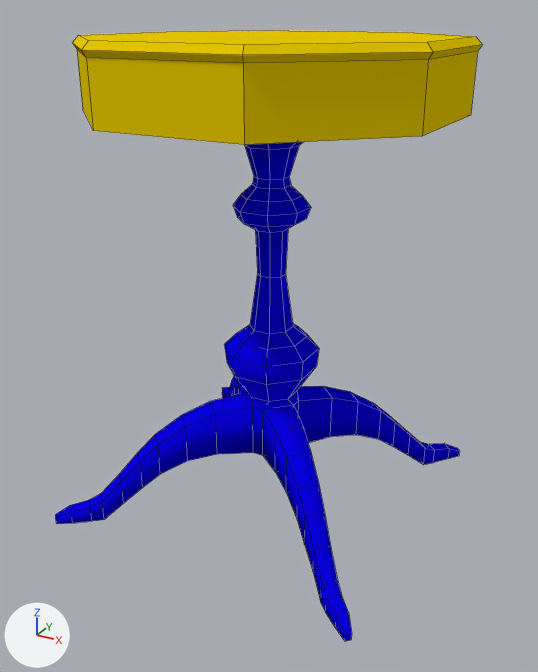
The Blender file 3d_assets/small_table_with_drawer.blend, before and after one commit.
Rendered twice from a 50 mm camera at (50.6, -92.8, 74.5) aimed at (1.0, -2.6, 29.4). The axes (+X, +Y, +Z) are drawn at lower left. The lights are the same throughout. Mesh edges are drawn as thin lines.

Objects in the first picture: 'feet', 'top'.
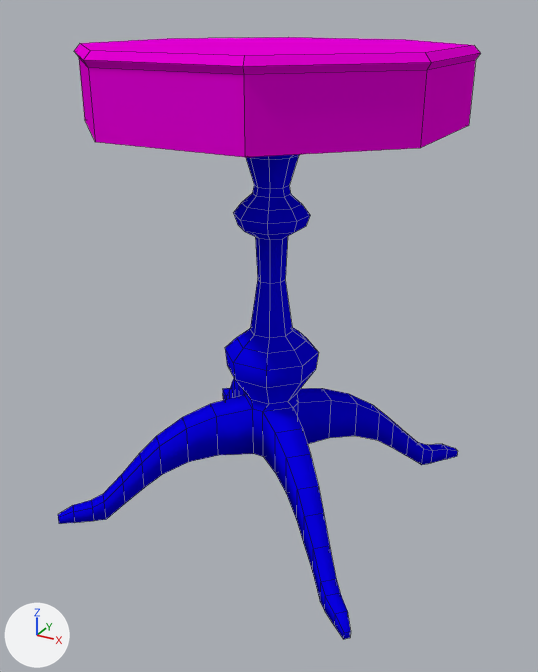
Pixel boxes (x1, y1, x2, y2) of what changed, in the pictures (538 x 672 px):
```json
{"object": "top", "change": "recoloured, mesh rescaled", "before": [72, 30, 483, 145], "after": [74, 37, 481, 157], "on screen": "yellow to pink"}
{"object": "feet", "change": "mesh rescaled", "before": [55, 142, 460, 641], "after": [58, 154, 458, 639]}
```

Scene script edits in JSON lines:
```json
{"op": "set", "path": "mat_material_003.base_color", "old": "(0.8, 0.583, 0.0)", "new": "(0.8, 0.0, 0.688)", "note": "yellow #e7c900 -> pink #e700d8"}
{"block": "me_cylinder_001", "where": "me_cylinder_001.from_pydata(...)  # 280 vertices, 273 faces; spans x -25.3..25.3, y -25.3..25.3, z 0.3..61.8"}
{"block": "me_cylinder_001", "where": "# used by ob_feet; location = (0.0, 0.0, 0.0)"}
{"block": "me_cylinder_001", "change": "me_cylinder_001 part 1: the whole mesh is scaled about the mesh origin by (0.988, 0.989, 0.976)"}
{"block": "me_cylinder", "where": "me_cylinder.from_pydata(...)  # 36 vertices, 30 faces; spans x -25.1..25.1, y -25.1..25.1, z 61.6..71.3"}
{"block": "me_cylinder", "where": "# used by ob_top; location = (0.0, 0.0, 0.0)"}
{"block": "me_cylinder", "change": "me_cylinder part 2: the whole mesh is scaled about its middle by (0.995, 0.995, 1.03), then moved by (0.0, 0.0, -1.2)"}
```
